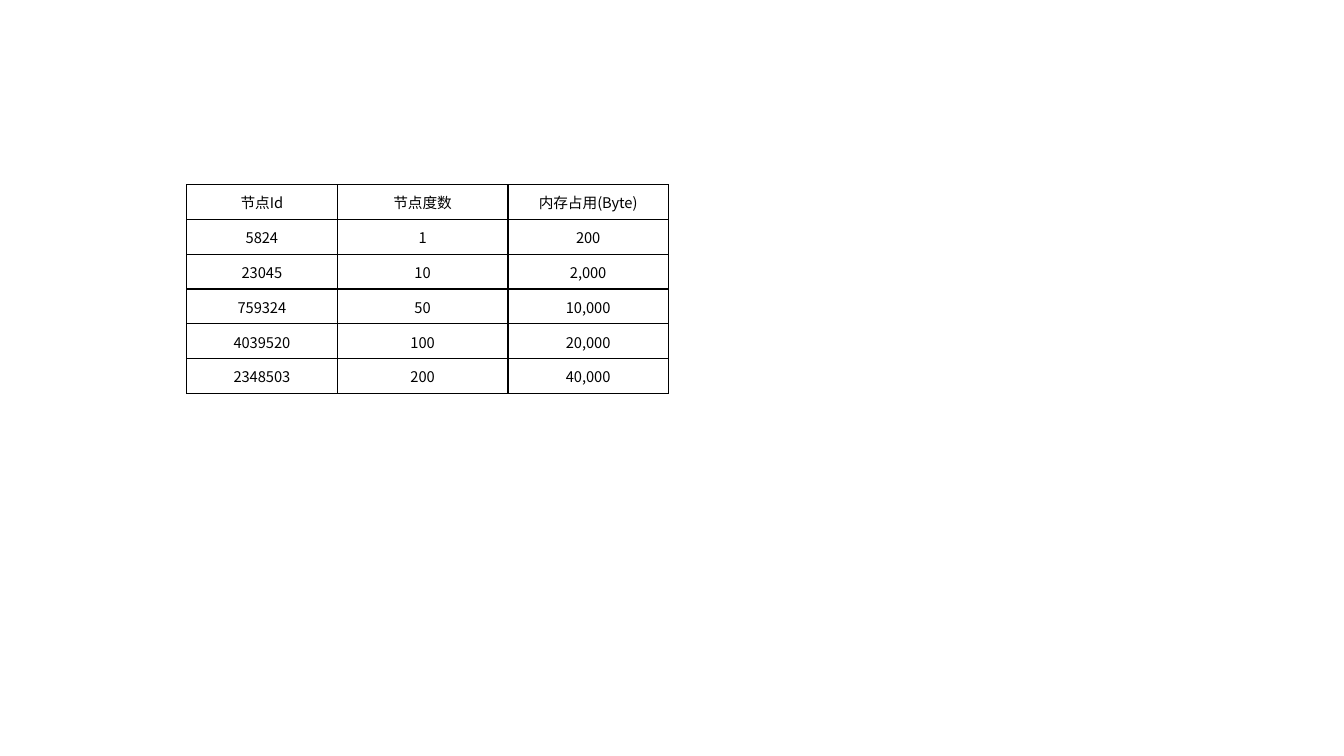
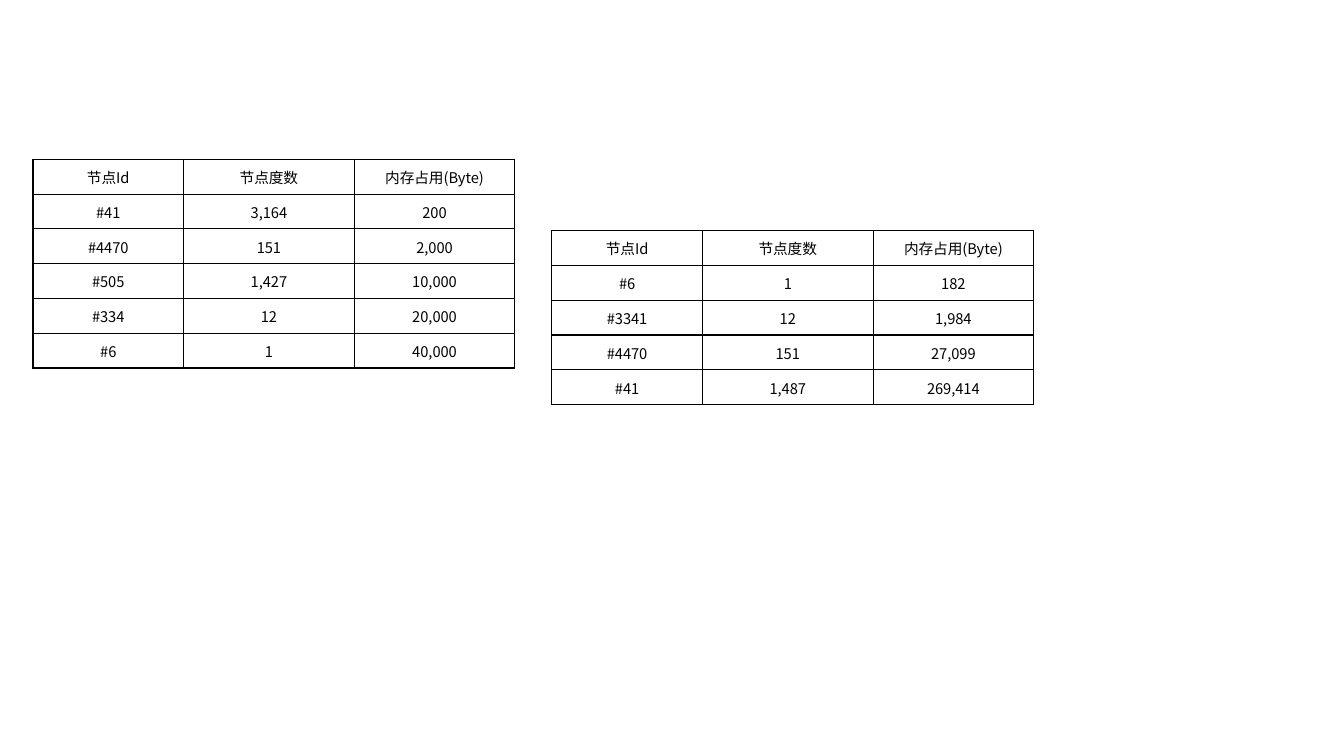
Before and after one commit to yayadi23/BIM, a slide deck: slide 45 of 毕业论文资料/毕业论文图 [自动保存的].pptx. Drawn at 1344x756 pixels with LibreOffice and Linux fonts; fonts in the diff are those of the drawing. Boxes give left, top, right and bottom in pixels: in the first picture for what was removed or moved away, otherwise in the second. Text is boxed around its words. In the diff, an @@ line names an element or a change of style, - is before the commit and + after.

```diff
--- a/毕业论文资料/毕业论文图 [自动保存的].pptx
+++ b/毕业论文资料/毕业论文图 [自动保存的].pptx
@@ table at <box>33,159,514,368</box> @@
-row 2, column 1: 5824
+row 2, column 1: #41
-row 2, column 2: 1
+row 2, column 2: 3,164
-row 3, column 1: 23045
+row 3, column 1: #4470
-row 3, column 2: 10
+row 3, column 2: 151
-row 4, column 1: 759324
+row 4, column 1: #505
-row 4, column 2: 50
+row 4, column 2: 1,427
-row 5, column 1: 4039520
+row 5, column 1: #334
-row 5, column 2: 100
+row 5, column 2: 12
-row 6, column 1: 2348503
+row 6, column 1: #6
-row 6, column 2: 200
+row 6, column 2: 1
@@ table: place and size @@
-table at <box>187,185,667,393</box>
+table at <box>33,159,514,368</box>
@@ table added at <box>552,231,1032,404</box>, 5 rows, 3 columns @@
+节点Id | 节点度数 | 内存占用(Byte)
+#6 | 1 | 182
+#3341 | 12 | 1,984
+#4470 | 151 | 27,099
+#41 | 1,487 | 269,414
```
Also in this commit, not shown: 1 other slide changed, 6 other files.
